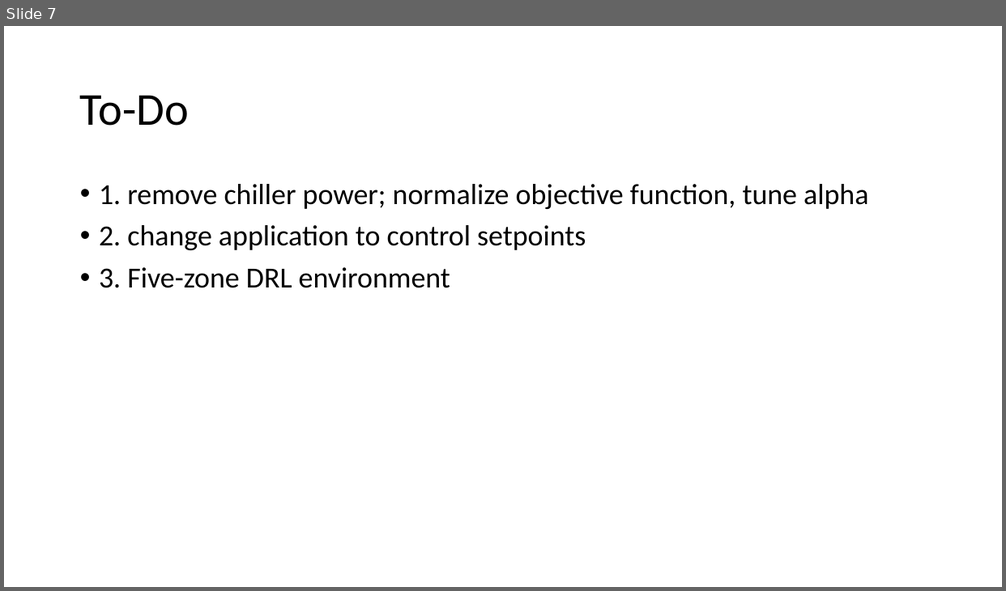
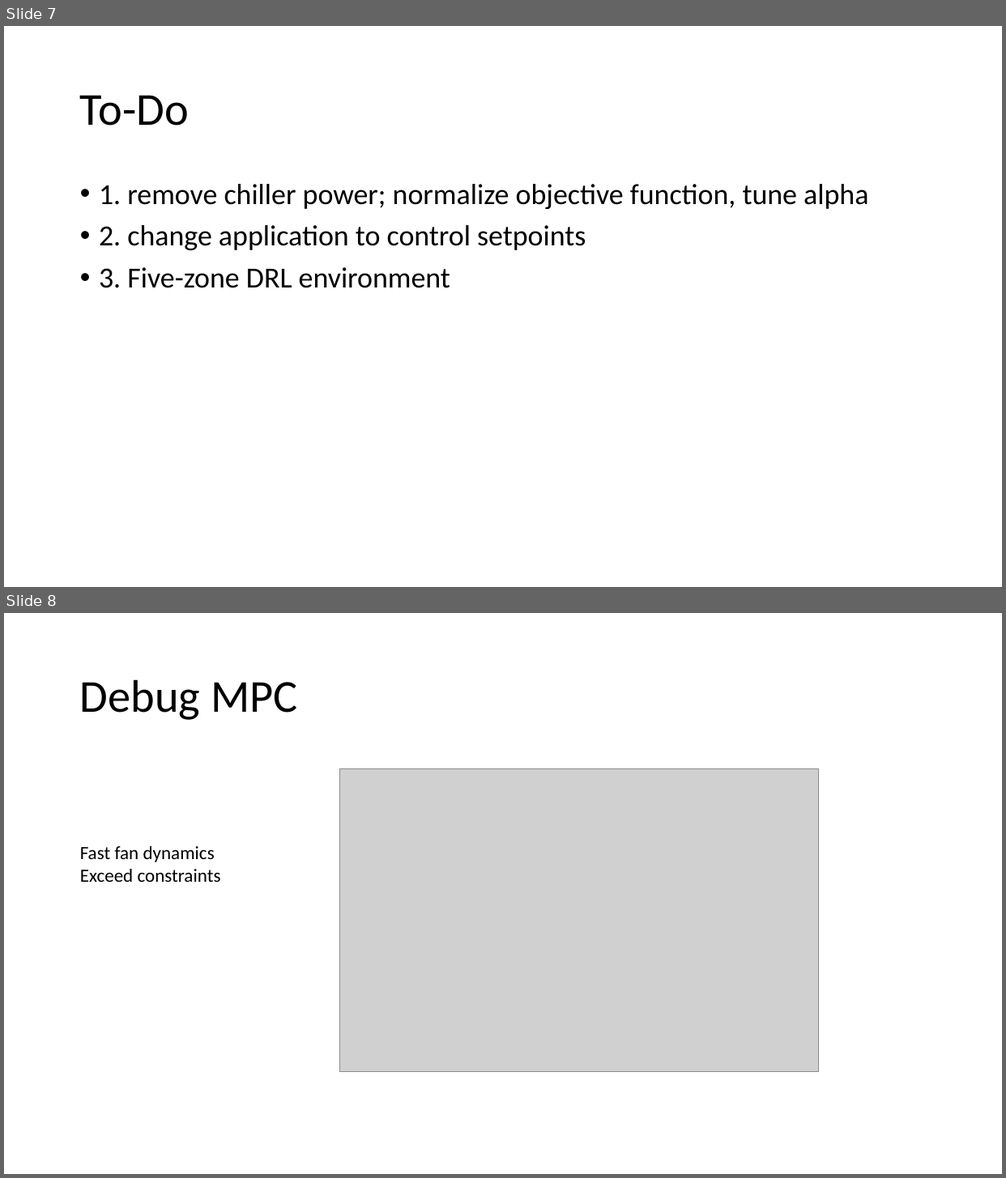
Before and after one commit to YangyangFu/mpc-drl-tl, a slide deck: meeting/20210316.pptx. Shown one above the other, each under a label of ours: slide 7 before the commit, slides 7 and 8 after it. The pictures are 1006x591 and 1006x1178 pixels, drawn with LibreOffice and Linux fonts; fonts in the diff are those of the drawing; grey boxes stand for pictures. Boxes give left, top, right and bottom in pixels: in the first picture for what was removed or moved away, otherwise in the second. Text is boxed around its words. In the diff, an @@ line names an element or a change of style, - is before the commit and + after.

```diff
--- a/meeting/20210316.pptx
+++ b/meeting/20210316.pptx
@@ slide 8 added at (x1=4, y1=613, x2=1002, y2=1174), background #FFFFFF @@
@@ title added at (x1=80, y1=679, x2=297, y2=720), 44 pt, text #000000 @@
+Debug MPC
@@ picture added at (x1=340, y1=769, x2=819, y2=1072) @@
@@ text added at (x1=80, y1=846, x2=221, y2=882), 18 pt, text #000000 @@
+Fast fan dynamics
+Exceed constraints
```
Also in this commit, not shown: 1 other slide added, 2 slides removed, 35 other files.
